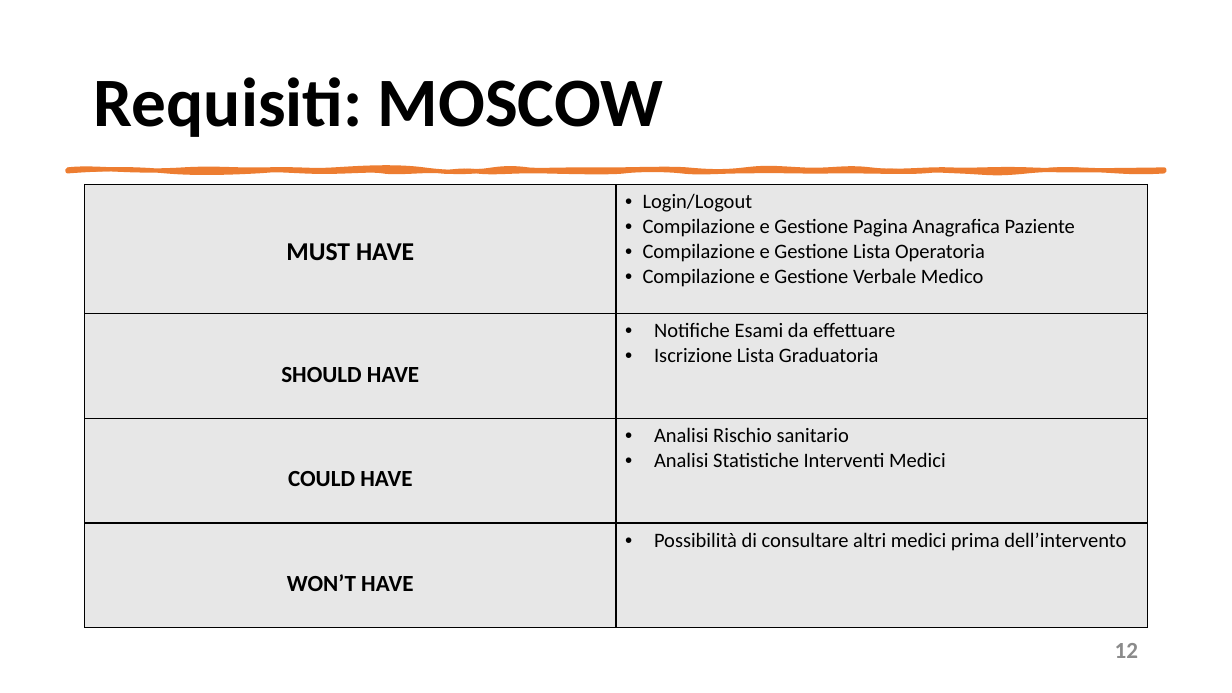
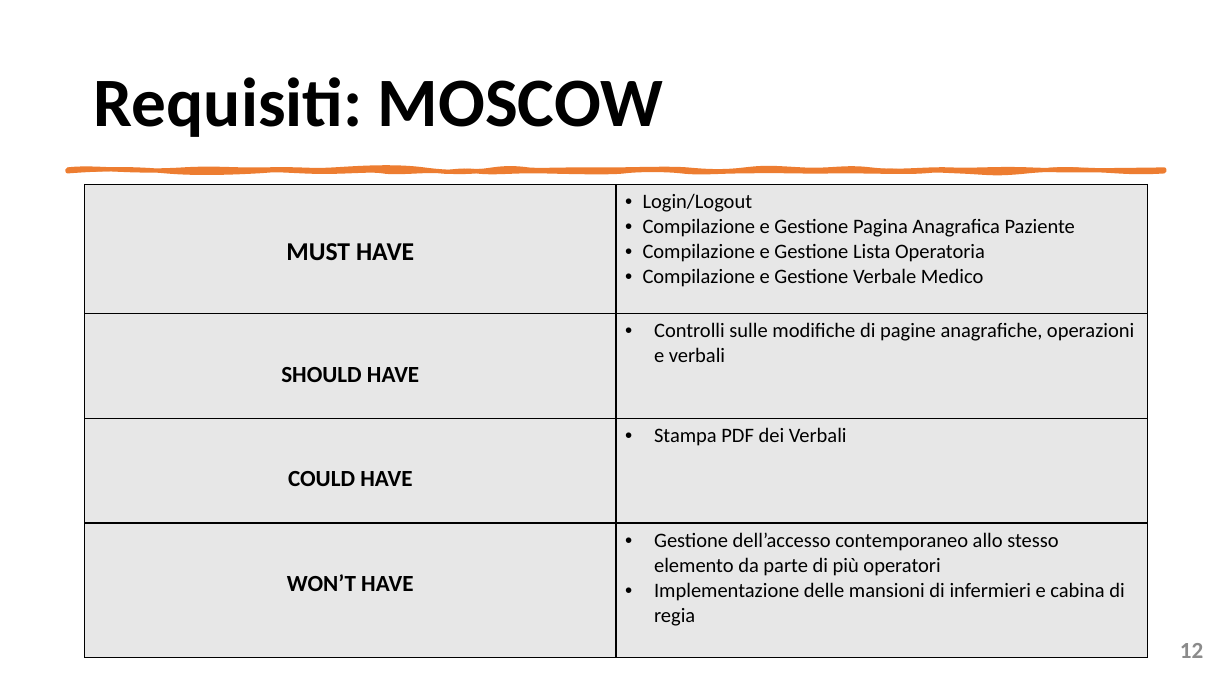
Before and after one commit to mangilimatteo/Progetto_Ingegneria_Software_Cattaneo_Mangili_Saini, a slide deck: slide 12 of Presentazione/Presentazione_Progetto.pptx. Drawn at 1232x693 pixels with LibreOffice and Linux fonts; fonts in the diff are those of the drawing. Boxes give left, top, right and bottom in pixels: in the first picture for what was removed or moved away, otherwise in the second. Text is boxed around its words. In the diff, an @@ line names an element or a change of style, - is before the commit and + after.

Commit message:
Presentazione
Requisiti e Implementazione

```diff
--- a/Presentazione/Presentazione_Progetto.pptx
+++ b/Presentazione/Presentazione_Progetto.pptx
@@ table at (x1=85, y1=185, x2=1148, y2=656) @@
-row 2, column 2: Notifiche Esami da effettuare / Iscrizione Lista Graduatoria
+row 2, column 2: Controlli sulle modifiche di pagine anagrafiche, operazioni e verbali
-row 3, column 2: Analisi Rischio sanitario / Analisi Statistiche Interventi Medici
+row 3, column 2: Stampa PDF dei Verbali
-row 4, column 2: Possibilità di consultare altri medici prima dell’intervento
+row 4, column 2: Gestione dell’accesso contemporaneo allo stesso elemento da parte di più operatori / Implementazione delle mansioni di infermieri e cabina di regia
@@ page number moved from (x1=1115, y1=643, x2=1138, y2=658) to (x1=1180, y1=643, x2=1203, y2=658) @@
```
Also in this commit, not shown: 1 other slide changed.
